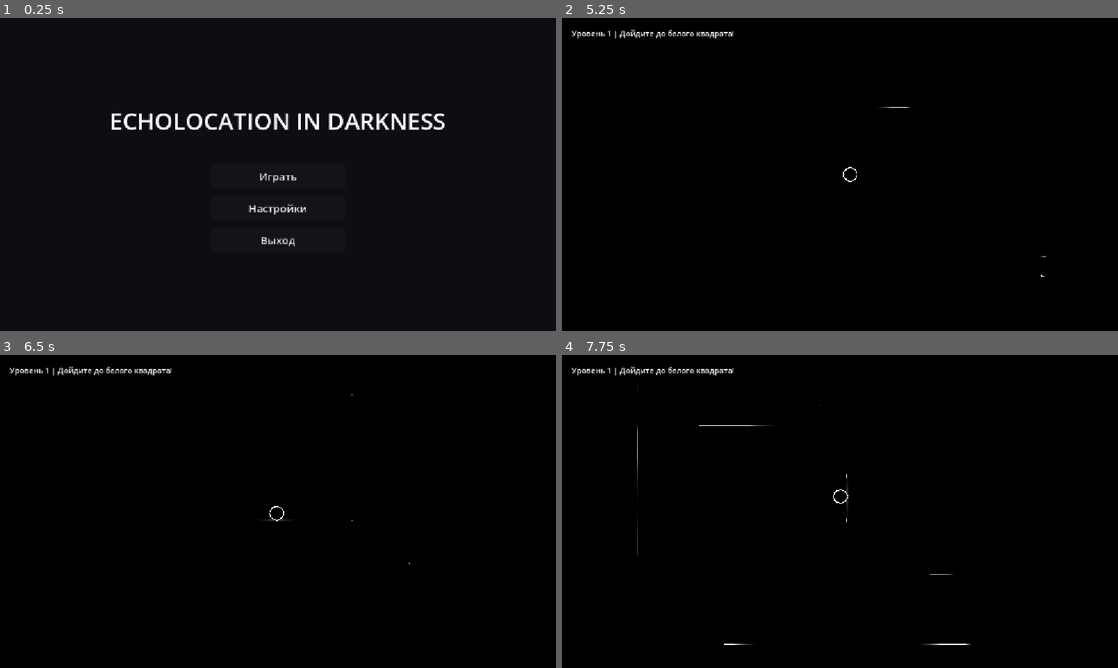
Above: before the commit, frames 1-4 (two rows, left to right).
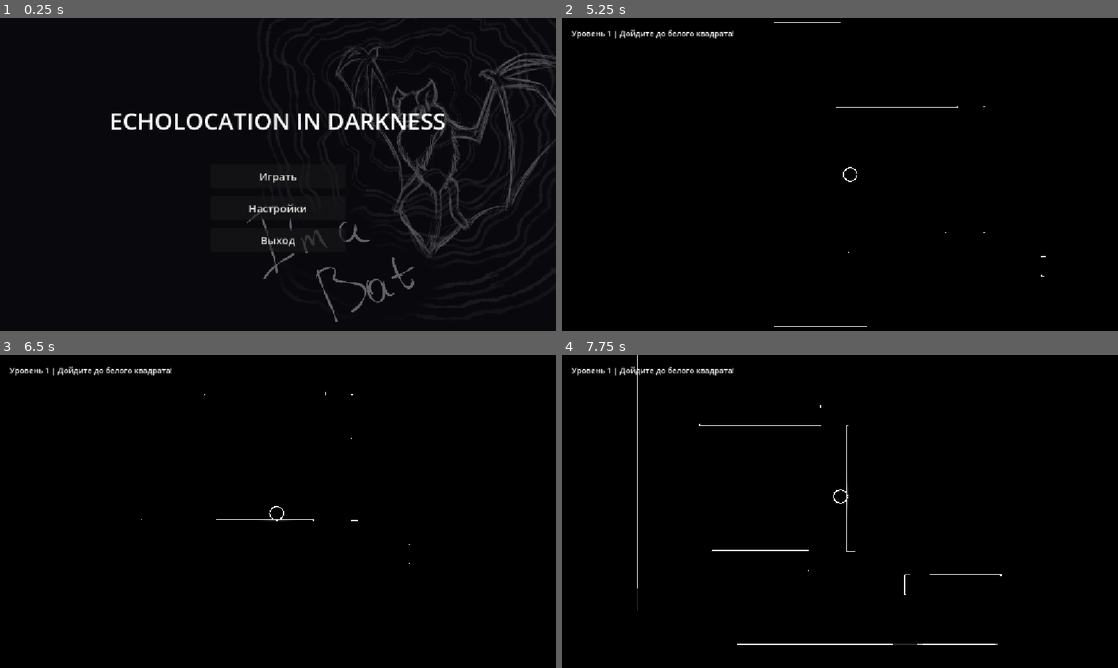
Above: after the commit, the same moments.

Repository: zhivushko/I-m_a_Bat
Game: Godot game, scene res://scenes/ui/MainMenu.tscn
Same seed, same stepped clock (60 frames per second), same inputs: the game is played once before the commit and once after it.
Inputs:
- Up to frame 1 (0.25 s): no input
- Up to frame 2 (5.25 s): click "Настройки" at 0.5 s; click "← Назад" at 1.25 s; click "Играть" at 2 s; click "← Назад" at 2.75 s; click "Играть" at 3.5 s; click "Уровень 1" at 4.25 s; tap Enter (ui_accept) at 5 s; hold Right (ui_right) from 5.03 s (still down); hold Space from 5.03 s (still down)
- Up to frame 3 (6.5 s): tap Enter (ui_accept) at 5.27, 5.3, 5.57, 5.85, 6.02, 6.32 s; release Right (ui_right) at 5.78 s; release Space at 5.78 s; hold Down (ui_down) from 5.78 s (still down); tap Space at 6.05 s
- Up to frame 4 (7.75 s): release Down (ui_down) at 6.53 s; hold Right (ui_right) 6.53-7.28 s; hold Space 6.53-7.28 s; tap Enter (ui_accept) at 6.8, 7.52 s; hold Up (ui_up) from 7.28 s (still down); tap Space at 7.35 s

The runs differ from the first frame. In frame 1, 3.6% of the frame differs, in the area x 44-100%, y 8-98%; in frame 2, 0.1%; in frame 3, less than 0.1%; in frame 4, 0.5%.

Commit message:
Добавил новый шейдр звуковых волн

Diff:
--- /dev/null
+++ b/assets/shaders/echo_wave.gdshader
@@ -0,0 +1,48 @@
+shader_type canvas_item;
+
+uniform vec2 wave_centers[8];
+uniform float wave_radii[8];
+uniform float max_radii[8];
+uniform float global_alphas[8];
+uniform int active_waves_count = 0;
+
+uniform float edge_softness = 20.0;
+uniform vec4 base_color : source_color = vec4(1.0, 1.0, 1.0, 1.0);
+uniform float reveal_alpha : hint_range(0.0, 1.0) = 0.0;
+
+varying vec2 world_position;
+
+void vertex() {
+	world_position = (MODEL_MATRIX * vec4(VERTEX, 0.0, 1.0)).xy;
+}
+
+void fragment() {
+	float max_sonar_alpha = reveal_alpha;
+
+	for (int i = 0; i < 8; i++) {
+		if (i >= active_waves_count) {
+			break;
+		}
+
+		float dist = distance(world_position, wave_centers[i]);
+		float current_r = wave_radii[i];
+		float max_r = max_radii[i];
+		float g_alpha = global_alphas[i];
+
+		// Вся область внутри радиуса волны (dist <= current_r) полностью открыта на 100%
+		float wave_front = smoothstep(current_r + edge_softness, current_r, dist);
+
+		// Мягкое ограничение у внешнего края max_radius
+		float boundary = 1.0 - smoothstep(max_r - edge_softness * 2.0, max_r, dist);
+
+		float visibility = wave_front * boundary * g_alpha;
+
+		if (visibility > max_sonar_alpha) {
+			max_sonar_alpha = visibility;
+		}
+	}
+
+	vec4 col = base_color;
+	col.a *= max_sonar_alpha;
+	COLOR = col;
+}
--- a/assets/shaders/sonar.gdshader
+++ b/assets/shaders/sonar.gdshader
@@ -2,10 +2,11 @@
 
 uniform vec2 wave_centers[8];
 uniform float wave_radii[8];
-uniform float wave_thicknesses[8];
-uniform float wave_intensities[8];
+uniform float max_radii[8];
+uniform float global_alphas[8];
 uniform int active_waves_count = 0;
 
+uniform float edge_softness = 20.0;
 uniform vec4 base_color : source_color = vec4(1.0, 1.0, 1.0, 1.0);
 uniform float reveal_alpha : hint_range(0.0, 1.0) = 0.0;
 
@@ -22,22 +23,19 @@
 		if (i >= active_waves_count) {
 			break;
 		}
+
 		float dist = distance(world_position, wave_centers[i]);
-		float r = wave_radii[i];
+		float current_r = wave_radii[i];
+		float max_r = max_radii[i];
+		float g_alpha = global_alphas[i];
 
-		// Как только фронт волны доходит до пикселя, он полностью подсвечивается
-		if (dist <= r) {
-			float wave_alpha = wave_intensities[i];
-			if (wave_alpha > max_sonar_alpha) {
-				max_sonar_alpha = wave_alpha;
-			}
-		} else if (dist <= r + 30.0) {
-			// Плавная передняя кромка волны
-			float edge_factor = 1.0 - ((dist - r) / 30.0);
-			float wave_alpha = edge_factor * wave_intensities[i];
-			if (wave_alpha > max_sonar_alpha) {
-				max_sonar_alpha = wave_alpha;
-			}
+		float wave_front = smoothstep(current_r + edge_softness, current_r, dist);
+		float boundary = 1.0 - smoothstep(max_r - edge_softness * 2.0, max_r, dist);
+
+		float visibility = wave_front * boundary * g_alpha;
+
+		if (visibility > max_sonar_alpha) {
+			max_sonar_alpha = visibility;
 		}
 	}
 
--- a/scenes/fx/sound_wave.gd
+++ b/scenes/fx/sound_wave.gd
@@ -1,14 +1,18 @@
 extends Node2D
 
 @export var max_scale: float = 8.0
+@export var max_radius: float = 600.0
 @export var max_energy: float = 3.0
-@export var expand_duration: float = 0.6  # Время расширения волны на 100% яркости до конца
-@export var fade_duration: float = 1.5    # Время плавного затухания энергии ПОСЛЕ достижения конца
+@export var expand_duration: float = 0.6  # Время расширения сплошного круга до max_scale
+@export var fade_duration: float = 1.5    # Время угасания энергии ПОСЛЕ завершения роста
 @export var ray_count: int = 64
 @export var wall_reveal_duration: float = 3.0
 @export var spawn_echo_points: bool = true
 
-# Свойство duration для совместимости с player.gd
+var current_radius: float = 0.0
+var global_alpha: float = 1.0
+
+# Свойство duration для совместимости с вызовами из player.gd
 var duration: float:
 	get:
 		return fade_duration
@@ -20,11 +24,9 @@
 @onready var collision_shape: CollisionShape2D = $Area2D/CollisionShape2D
 
 var echo_point_scene: PackedScene = preload("res://scenes/fx/EchoPoint.tscn")
-var current_radius: float = 0.0
-var current_intensity: float = 1.0
 
 func _ready() -> void:
-	ensure_ring_texture()
+	ensure_circle_texture()
 
 	if light:
 		light.energy = max_energy
@@ -34,46 +36,45 @@
 	if collision_shape and collision_shape.shape is CircleShape2D:
 		collision_shape.shape.radius = 10.0
 
-	# Последовательная двухфазная анимация волны
 	var tween = create_tween()
 
-	# ФАЗА 1: Волна быстро расширяется до края на 100% ПОЛНОЙ яркости
+	# ФАЗА 1: Сплошной заполненный круг света расширяется от 0.1 до max_scale на 100% яркости
 	tween.tween_property(light, "texture_scale", max_scale, expand_duration)\
 		.set_trans(Tween.TRANS_QUAD).set_ease(Tween.EASE_OUT)
+	tween.parallel().tween_property(self, "current_radius", max_radius, expand_duration)\
+		.set_trans(Tween.TRANS_QUAD).set_ease(Tween.EASE_OUT)
 
-	# ФАЗА 2: ТОЛЬКО ПОСЛЕ достижения конца энергия волны плавно гаснет до 0
+	# ФАЗА 2: ТОЛЬКО ПОСЛЕ завершения роста гасим энергию света и общую прозрачность
 	tween.tween_property(light, "energy", 0.0, fade_duration)\
 		.set_trans(Tween.TRANS_SINE).set_ease(Tween.EASE_IN_OUT)
+	tween.parallel().tween_property(self, "global_alpha", 0.0, fade_duration)\
+		.set_trans(Tween.TRANS_SINE).set_ease(Tween.EASE_IN_OUT)
 
-	# Удаляем узел после завершения затухания
+	# Удаление узла после полного затухания
 	tween.tween_callback(queue_free)
 
 	call_deferred("cast_echolocation_rays")
 
 func _process(_delta: float) -> void:
-	if light:
-		current_radius = light.texture_scale * 128.0
-		current_intensity = light.energy / max_energy if max_energy > 0.0 else 0.0
-		if collision_shape and collision_shape.shape is CircleShape2D:
-			collision_shape.shape.radius = current_radius
+	if collision_shape and collision_shape.shape is CircleShape2D:
+		collision_shape.shape.radius = current_radius
 
-func ensure_ring_texture() -> void:
+func ensure_circle_texture() -> void:
 	if light and light.texture == null:
-		light.texture = create_ring_texture()
+		light.texture = create_circle_texture()
 
-func create_ring_texture() -> GradientTexture2D:
+func create_circle_texture() -> GradientTexture2D:
 	var tex = GradientTexture2D.new()
 	tex.fill = GradientTexture2D.FILL_RADIAL
 	tex.fill_from = Vector2(0.5, 0.5)
 	tex.fill_to = Vector2(0.5, 0.0)
 
 	var grad = Gradient.new()
-	grad.offsets = PackedFloat32Array([0.0, 0.75, 0.88, 0.96, 1.0])
+	# СПЛОШНОЙ ЗАПОЛНЕННЫЙ КРУГ СВЕТА (БЕЗ ДЫРКИ / БУБЛИКА В ЦЕНТРЕ)
+	grad.offsets = PackedFloat32Array([0.0, 0.85, 1.0])
 	grad.colors = PackedColorArray([
-		Color(0.0, 0.0, 0.0, 0.0),
-		Color(0.0, 0.0, 0.0, 0.0),
 		Color(1.0, 1.0, 1.0, 1.0),
-		Color(1.0, 1.0, 1.0, 0.8),
+		Color(1.0, 1.0, 1.0, 1.0),
 		Color(0.0, 0.0, 0.0, 0.0)
 	])
 
@@ -87,7 +88,6 @@
 		return
 
 	var space_state = get_world_2d().direct_space_state
-	var actual_max_dist = max_scale * 80.0
 	var angle_step = (2.0 * PI) / float(ray_count)
 
 	for i in range(ray_count):
@@ -95,7 +95,7 @@
 		var ray_dir = Vector2(cos(angle), sin(angle))
 		var query = PhysicsRayQueryParameters2D.create(
 			global_position,
-			global_position + ray_dir * actual_max_dist
+			global_position + ray_dir * max_radius
 		)
 		query.exclude = [self]
 
--- a/scenes/level/main.gd
+++ b/scenes/level/main.gd
@@ -23,20 +23,22 @@
 
 	var centers: Array = []
 	var radii: Array = []
-	var thicknesses: Array = []
-	var intensities: Array = []
+	var max_radii: Array = []
+	var alphas: Array = []
 
 	for child in get_children():
 		if child.has_method("cast_echolocation_rays") and child.get("current_radius") != null:
 			if centers.size() < 8:
 				centers.append(child.global_position)
 				radii.append(child.get("current_radius"))
-				thicknesses.append(35.0)
-				intensities.append(child.get("current_intensity"))
+				var max_r = child.get("max_radius")
+				max_radii.append(max_r if max_r != null else 600.0)
+				var g_alpha = child.get("global_alpha")
+				alphas.append(g_alpha if g_alpha != null else 1.0)
 
 	for wall in walls_container.get_children():
 		if wall.has_method("update_sonar_waves"):
-			wall.update_sonar_waves(centers, radii, thicknesses, intensities)
+			wall.update_sonar_waves(centers, radii, max_radii, alphas)
 
 func build_test_maze() -> void:
 	var wall_data = [
--- a/scenes/player/Player.tscn
+++ b/scenes/player/Player.tscn
@@ -2,6 +2,7 @@
 
 [ext_resource type="Script" uid="uid://bonyv8ud7g4x" path="res://scenes/player/player.gd" id="1_player"]
 [ext_resource type="Texture2D" uid="uid://banjj6dkda50l" path="res://Изображение ChatGPT 30 окт. 2026 г., 22_51_37.png" id="2_gfjak"]
+[ext_resource type="AudioStream" uid="uid://beaaon56p0gmw" path="res://sound/untitled folder/Крик_6_min_gaint_1.wav" id="3_4kuee"]
 
 [sub_resource type="CircleShape2D" id="CircleShape2D_player"]
 radius = 14.0
@@ -69,3 +70,8 @@
 animation = &"move"
 frame = 2
 frame_progress = 0.536167
+
+[node name="WingFlapAudio" type="AudioStreamPlayer2D" parent="." unique_id=1317851821]
+
+[node name="ScreechAudio" type="AudioStreamPlayer2D" parent="." unique_id=65863235]
+stream = ExtResource("3_4kuee")
--- a/scenes/player/player.gd
+++ b/scenes/player/player.gd
@@ -1,8 +1,12 @@
 extends CharacterBody2D
 
 @export var speed: float = 220.0
-@export var step_interval: float = 0.4
+@export var step_interval: float = 0.45
 @export var sound_wave_scene: PackedScene = preload("res://scenes/fx/SoundWave.tscn")
+
+@export_group("Audio")
+@export var screech_sound: AudioStream
+@export var wing_flap_sound: AudioStream
 
 var step_timer: float = 0.0
 
@@ -11,8 +15,18 @@
 @onready var camera: Camera2D = $Camera2D
 @onready var animated_sprite: AnimatedSprite2D = $AnimatedSprite2D
 
+@onready var wing_flap_audio: AudioStreamPlayer2D = $WingFlapAudio
+@onready var screech_audio: AudioStreamPlayer2D = $ScreechAudio
+
 func _ready() -> void:
 	setup_player_visuals()
+	setup_audio_streams()
+
+func setup_audio_streams() -> void:
+	if screech_audio and screech_sound:
+		screech_audio.stream = screech_sound
+	if wing_flap_audio and wing_flap_sound:
+		wing_flap_audio.stream = wing_flap_sound
 
 func setup_player_visuals() -> void:
 	if contour_line:
@@ -77,7 +91,8 @@
 		step_timer += delta
 		if step_timer >= step_interval:
 			step_timer = 0.0
-			spawn_sound_wave(3.0, 1.5, 24, 1.2)
+			play_wing_flap_sound()
+			#spawn_sound_wave(3.5, 2.0, 24, 1.2)
 	else:
 		step_timer = step_interval
 
@@ -87,6 +102,23 @@
 			stomp()
 	else:
 		set_meta("stomp_triggered_this_frame", false)
+
+func play_wing_flap_sound() -> void:
+	if wing_flap_audio:
+		if wing_flap_sound and wing_flap_audio.stream == null:
+			wing_flap_audio.stream = wing_flap_sound
+		if wing_flap_audio.stream != null:
+			wing_flap_audio.pitch_scale = randf_range(0.95, 1.05)
+			wing_flap_audio.volume_db = randf_range(-2.0, 2.0)
+			wing_flap_audio.play()
+
+func play_screech_sound() -> void:
+	if screech_audio:
+		if screech_sound and screech_audio.stream == null:
+			screech_audio.stream = screech_sound
+		if screech_audio.stream != null:
+			screech_audio.pitch_scale = randf_range(0.9, 1.1)
+			screech_audio.play()
 
 func update_animation(input_dir: Vector2) -> void:
 	if animated_sprite == null or animated_sprite.sprite_frames == null:
@@ -118,7 +150,8 @@
 			stomp()
 
 func stomp() -> void:
-	spawn_sound_wave(8.5, 3.5, 64, 1.6)
+	play_screech_sound()
+	spawn_sound_wave(8.5, 3.5, 64, 1.5)
 	shake_camera()
 
 	if animated_sprite and animated_sprite.sprite_frames:
--- a/scenes/ui/MainMenu.tscn
+++ b/scenes/ui/MainMenu.tscn
@@ -1,8 +1,9 @@
-[gd_scene load_steps=2 format=3 uid="uid://c_main_menu_01"]
+[gd_scene format=3 uid="uid://cqh1wm0lybh0s"]
 
-[ext_resource type="Script" path="res://scenes/ui/main_menu.gd" id="1_menu"]
+[ext_resource type="Script" uid="uid://uldnvqfufyu0" path="res://scenes/ui/main_menu.gd" id="1_menu"]
+[ext_resource type="Texture2D" uid="uid://cf06sdy4fri48" path="res://preview.jpg" id="2_6jbdy"]
 
-[node name="MainMenu" type="Control"]
+[node name="MainMenu" type="Control" unique_id=1725245834]
 layout_mode = 3
 anchors_preset = 15
 anchor_right = 1.0
@@ -11,26 +12,29 @@
 grow_vertical = 2
 script = ExtResource("1_menu")
 
-[node name="Background" type="TextureRect" parent="."]
+[node name="Background" type="TextureRect" parent="." unique_id=1524459263]
+layout_mode = 1
+anchors_preset = 11
+anchor_left = 1.0
+anchor_right = 1.0
+anchor_bottom = 1.0
+offset_left = -648.0
+grow_horizontal = 0
+grow_vertical = 2
+texture = ExtResource("2_6jbdy")
+expand_mode = 3
+stretch_mode = 5
+
+[node name="ColorBg" type="ColorRect" parent="." unique_id=1625938066]
 layout_mode = 1
 anchors_preset = 15
 anchor_right = 1.0
 anchor_bottom = 1.0
 grow_horizontal = 2
 grow_vertical = 2
-expand_mode = 1
-stretch_mode = 6
+color = Color(0.050980393, 0.050980393, 0.078431375, 0.6509804)
 
-[node name="ColorBg" type="ColorRect" parent="."]
-layout_mode = 1
-anchors_preset = 15
-anchor_right = 1.0
-anchor_bottom = 1.0
-grow_horizontal = 2
-grow_vertical = 2
-color = Color(0.05, 0.05, 0.08, 1)
-
-[node name="MarginContainer" type="MarginContainer" parent="."]
+[node name="MarginContainer" type="MarginContainer" parent="." unique_id=2024724690]
 layout_mode = 1
 anchors_preset = 15
 anchor_right = 1.0
@@ -42,18 +46,18 @@
 theme_override_constants/margin_right = 60
 theme_override_constants/margin_bottom = 60
 
-[node name="VBoxContainer" type="VBoxContainer" parent="MarginContainer"]
+[node name="VBoxContainer" type="VBoxContainer" parent="MarginContainer" unique_id=712810962]
 layout_mode = 2
 theme_override_constants/separation = 40
 alignment = 1
 
-[node name="LogoTexture" type="TextureRect" parent="MarginContainer/VBoxContainer"]
+[node name="LogoTexture" type="TextureRect" parent="MarginContainer/VBoxContainer" unique_id=898975268]
 custom_minimum_size = Vector2(0, 100)
 layout_mode = 2
 expand_mode = 1
 stretch_mode = 5
 
-[node name="TitleLabel" type="Label" parent="MarginContainer/VBoxContainer/LogoTexture"]
+[node name="TitleLabel" type="Label" parent="MarginContainer/VBoxContainer/LogoTexture" unique_id=511824105]
 layout_mode = 1
 anchors_preset = 15
 anchor_right = 1.0
@@ -65,25 +69,25 @@
 horizontal_alignment = 1
 vertical_alignment = 1
 
-[node name="MenuContainer" type="VBoxContainer" parent="MarginContainer/VBoxContainer"]
+[node name="MenuContainer" type="VBoxContainer" parent="MarginContainer/VBoxContainer" unique_id=1318533963]
 custom_minimum_size = Vector2(280, 0)
 layout_mode = 2
 size_flags_horizontal = 4
 theme_override_constants/separation = 16
 
-[node name="PlayButton" type="Button" parent="MarginContainer/VBoxContainer/MenuContainer"]
+[node name="PlayButton" type="Button" parent="MarginContainer/VBoxContainer/MenuContainer" unique_id=180198388]
 custom_minimum_size = Vector2(0, 50)
 layout_mode = 2
 theme_override_font_sizes/font_size = 22
 text = "Играть"
 
-[node name="SettingsButton" type="Button" parent="MarginContainer/VBoxContainer/MenuContainer"]
+[node name="SettingsButton" type="Button" parent="MarginContainer/VBoxContainer/MenuContainer" unique_id=1297988373]
 custom_minimum_size = Vector2(0, 50)
 layout_mode = 2
 theme_override_font_sizes/font_size = 22
 text = "Настройки"
 
-[node name="QuitButton" type="Button" parent="MarginContainer/VBoxContainer/MenuContainer"]
+[node name="QuitButton" type="Button" parent="MarginContainer/VBoxContainer/MenuContainer" unique_id=1178955569]
 custom_minimum_size = Vector2(0, 50)
 layout_mode = 2
 theme_override_font_sizes/font_size = 22
--- a/scenes/ui/SettingsMenu.tscn
+++ b/scenes/ui/SettingsMenu.tscn
@@ -1,8 +1,9 @@
-[gd_scene load_steps=2 format=3 uid="uid://c_settings_menu_01"]
+[gd_scene format=3 uid="uid://brf4402yt07rm"]
 
-[ext_resource type="Script" path="res://scenes/ui/settings_menu.gd" id="1_settings"]
+[ext_resource type="Script" uid="uid://d2850u868h6er" path="res://scenes/ui/settings_menu.gd" id="1_settings"]
+[ext_resource type="Texture2D" uid="uid://cf06sdy4fri48" path="res://preview.jpg" id="2_pguvw"]
 
-[node name="SettingsMenu" type="Control"]
+[node name="SettingsMenu" type="Control" unique_id=980286093]
 layout_mode = 3
 anchors_preset = 15
 anchor_right = 1.0
@@ -11,16 +12,19 @@
 grow_vertical = 2
 script = ExtResource("1_settings")
 
-[node name="ColorBg" type="ColorRect" parent="."]
+[node name="ColorBg" type="TextureRect" parent="." unique_id=475436689]
+self_modulate = Color(1, 1, 1, 0.26666668)
 layout_mode = 1
-anchors_preset = 15
+anchors_preset = 11
+anchor_left = 1.0
 anchor_right = 1.0
 anchor_bottom = 1.0
-grow_horizontal = 2
+grow_horizontal = 0
 grow_vertical = 2
-color = Color(0.05, 0.05, 0.08, 1)
+texture = ExtResource("2_pguvw")
+expand_mode = 3
 
-[node name="MarginContainer" type="MarginContainer" parent="."]
+[node name="MarginContainer" type="MarginContainer" parent="." unique_id=1363664639]
 layout_mode = 1
 anchors_preset = 15
 anchor_right = 1.0
@@ -32,45 +36,45 @@
 theme_override_constants/margin_right = 50
 theme_override_constants/margin_bottom = 40
 
-[node name="VBoxContainer" type="VBoxContainer" parent="MarginContainer"]
+[node name="VBoxContainer" type="VBoxContainer" parent="MarginContainer" unique_id=821834334]
 layout_mode = 2
 theme_override_constants/separation = 40
 
-[node name="Header" type="HBoxContainer" parent="MarginContainer/VBoxContainer"]
+[node name="Header" type="HBoxContainer" parent="MarginContainer/VBoxContainer" unique_id=605856136]
 layout_mode = 2
 
-[node name="BackButton" type="Button" parent="MarginContainer/VBoxContainer/Header"]
+[node name="BackButton" type="Button" parent="MarginContainer/VBoxContainer/Header" unique_id=861234203]
 custom_minimum_size = Vector2(100, 40)
 layout_mode = 2
 text = "← Назад"
 
-[node name="Title" type="Label" parent="MarginContainer/VBoxContainer/Header"]
+[node name="Title" type="Label" parent="MarginContainer/VBoxContainer/Header" unique_id=237646145]
 layout_mode = 2
 size_flags_horizontal = 3
 theme_override_font_sizes/font_size = 36
 text = "Настройки"
 horizontal_alignment = 1
 
-[node name="DummySpacer" type="Control" parent="MarginContainer/VBoxContainer/Header"]
+[node name="DummySpacer" type="Control" parent="MarginContainer/VBoxContainer/Header" unique_id=1343967354]
 custom_minimum_size = Vector2(100, 0)
 layout_mode = 2
 
-[node name="SettingsList" type="VBoxContainer" parent="MarginContainer/VBoxContainer"]
+[node name="SettingsList" type="VBoxContainer" parent="MarginContainer/VBoxContainer" unique_id=252714238]
 custom_minimum_size = Vector2(400, 0)
 layout_mode = 2
 size_flags_horizontal = 4
 theme_override_constants/separation = 24
 
-[node name="VolumeContainer" type="HBoxContainer" parent="MarginContainer/VBoxContainer/SettingsList"]
+[node name="VolumeContainer" type="HBoxContainer" parent="MarginContainer/VBoxContainer/SettingsList" unique_id=367225555]
 layout_mode = 2
 
-[node name="Label" type="Label" parent="MarginContainer/VBoxContainer/SettingsList/VolumeContainer"]
+[node name="Label" type="Label" parent="MarginContainer/VBoxContainer/SettingsList/VolumeContainer" unique_id=1042235330]
 custom_minimum_size = Vector2(160, 0)
 layout_mode = 2
 theme_override_font_sizes/font_size = 20
 text = "Громкость:"
 
-[node name="VolumeSlider" type="HSlider" parent="MarginContainer/VBoxContainer/SettingsList/VolumeContainer"]
+[node name="VolumeSlider" type="HSlider" parent="MarginContainer/VBoxContainer/SettingsList/VolumeContainer" unique_id=1966221506]
 layout_mode = 2
 size_flags_horizontal = 3
 size_flags_vertical = 4
@@ -78,15 +82,15 @@
 step = 0.05
 value = 0.8
 
-[node name="FullscreenContainer" type="HBoxContainer" parent="MarginContainer/VBoxContainer/SettingsList"]
+[node name="FullscreenContainer" type="HBoxContainer" parent="MarginContainer/VBoxContainer/SettingsList" unique_id=549965831]
 layout_mode = 2
 
-[node name="Label" type="Label" parent="MarginContainer/VBoxContainer/SettingsList/FullscreenContainer"]
+[node name="Label" type="Label" parent="MarginContainer/VBoxContainer/SettingsList/FullscreenContainer" unique_id=1144011774]
 custom_minimum_size = Vector2(160, 0)
 layout_mode = 2
 theme_override_font_sizes/font_size = 20
 text = "Полный экран:"
 
-[node name="FullscreenToggle" type="CheckButton" parent="MarginContainer/VBoxContainer/SettingsList/FullscreenContainer"]
+[node name="FullscreenToggle" type="CheckButton" parent="MarginContainer/VBoxContainer/SettingsList/FullscreenContainer" unique_id=2126239004]
 layout_mode = 2
 size_flags_horizontal = 10
--- a/scenes/world/wall.gd
+++ b/scenes/world/wall.gd
@@ -47,7 +47,7 @@
 		line_2d.width = 3.0
 		line_2d.default_color = Color.WHITE
 
-		var sonar_shader = load("res://assets/shaders/sonar.gdshader")
+		var sonar_shader = load("res://assets/shaders/echo_wave.gdshader")
 		if sonar_shader:
 			shader_material = ShaderMaterial.new()
 			shader_material.shader = sonar_shader
@@ -72,10 +72,10 @@
 		reveal_tween.tween_property(line_2d, "modulate:a", 0.0, duration)\
 			.set_trans(Tween.TRANS_SINE).set_ease(Tween.EASE_IN_OUT)
 
-func update_sonar_waves(centers: Array, radii: Array, thicknesses: Array, intensities: Array) -> void:
+func update_sonar_waves(centers: Array, radii: Array, max_radii: Array, alphas: Array) -> void:
 	if shader_material:
 		shader_material.set_shader_parameter("wave_centers", centers)
 		shader_material.set_shader_parameter("wave_radii", radii)
-		shader_material.set_shader_parameter("wave_thicknesses", thicknesses)
-		shader_material.set_shader_parameter("wave_intensities", intensities)
+		shader_material.set_shader_parameter("max_radii", max_radii)
+		shader_material.set_shader_parameter("global_alphas", alphas)
 		shader_material.set_shader_parameter("active_waves_count", centers.size())
Not shown, added: assets/shaders/echo_wave.gdshader.uid
Not shown, added: preview.jpg.import
Not shown, added: sound/untitled folder/Output 1-2.wav.import
Not shown, added: sound/untitled folder/Output 1-2_1.wav.import
Not shown, added: sound/untitled folder/Крик_3.wav.import
Not shown, added: sound/untitled folder/Крик_4.wav.import
Not shown, added: sound/untitled folder/Крик_5.wav.import
Not shown, added: sound/untitled folder/Крик_6_min_gaint.wav.import
Not shown, added: sound/untitled folder/Крик_6_min_gaint_1.wav.import
Not shown, added: sound/zvuk-letuchej-myshi1.mp3.import
Not shown, added: sound/эмбиент/Gul.wav.import
Not shown, added: sound/эмбиент/Stone.wav.import
(and 13 more such lines)
